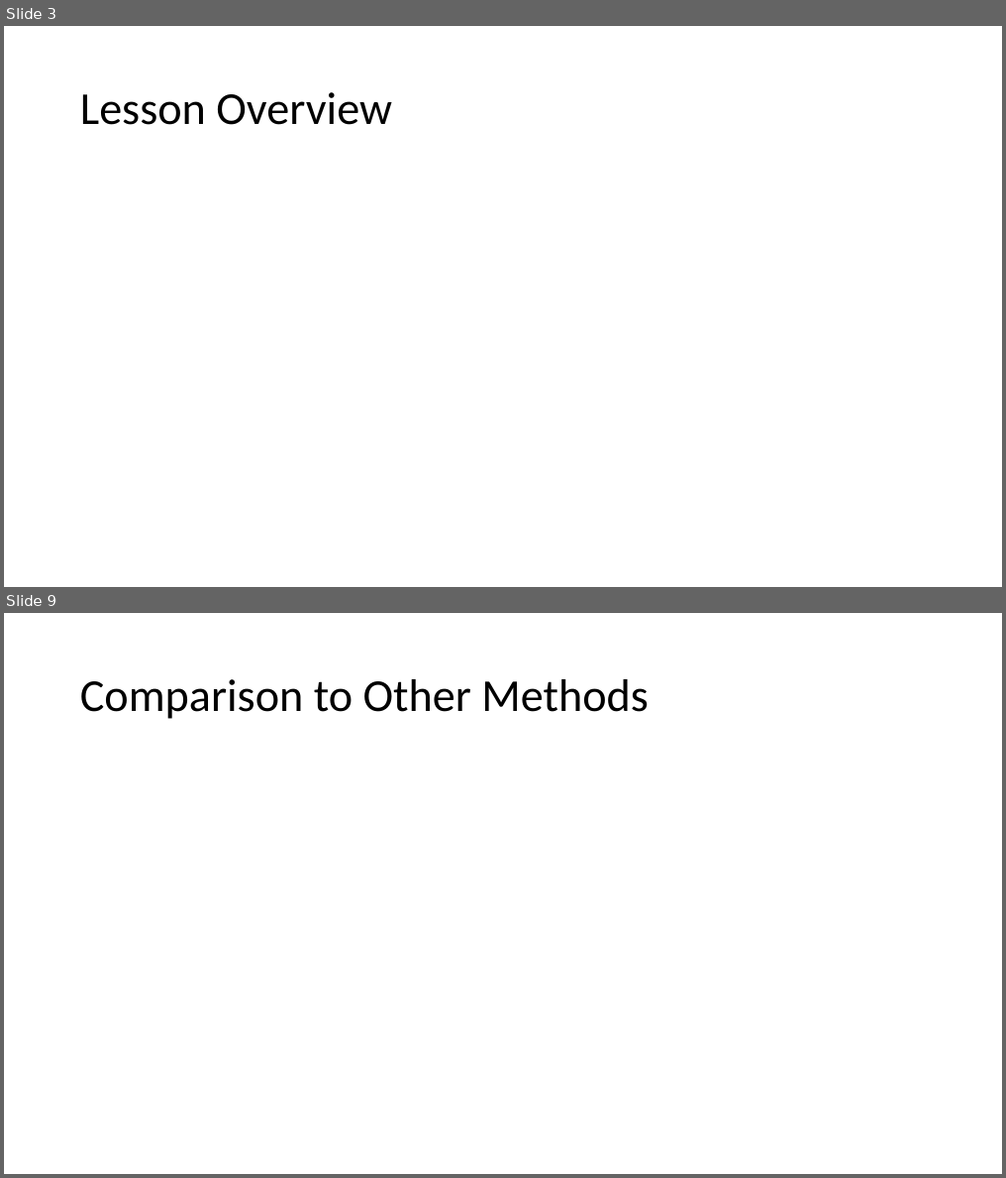
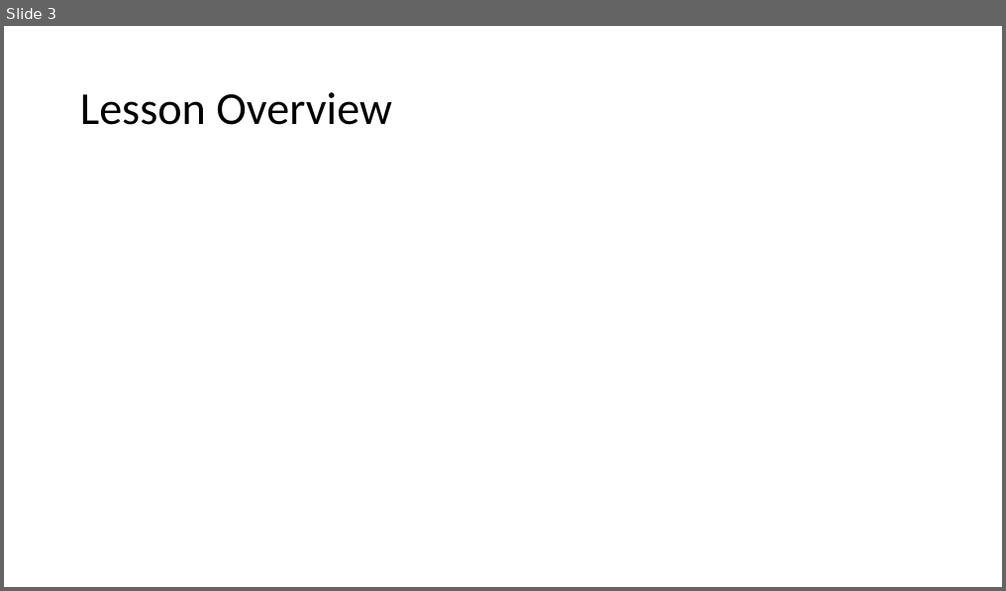
Before and after one commit to nbv3/math465_tsne, a slide deck: math465_tsne.pptx. Shown one above the other, each under a label of ours: slides 3 and 9 before the commit, slide 3 after it; the slides between them are not shown. The pictures are 1006x1178 and 1006x591 pixels, drawn with LibreOffice and Linux fonts; fonts in the diff are those of the drawing; grey boxes stand for pictures. Boxes give left, top, right and bottom in pixels: in the first picture for what was removed or moved away, otherwise in the second. Text is boxed around its words. In the diff, an @@ line names an element or a change of style, - is before the commit and + after.

```diff
--- a/math465_tsne.pptx
+++ b/math465_tsne.pptx
@@ slide 9 removed at (4, 613, 1002, 1174), background #FFFFFF @@
@@ title removed at (80, 679, 648, 719) @@
-Comparison to Other Methods
```
Also in this commit, not shown: 4 slides changed, 3 slides added, 2 other slides removed.
